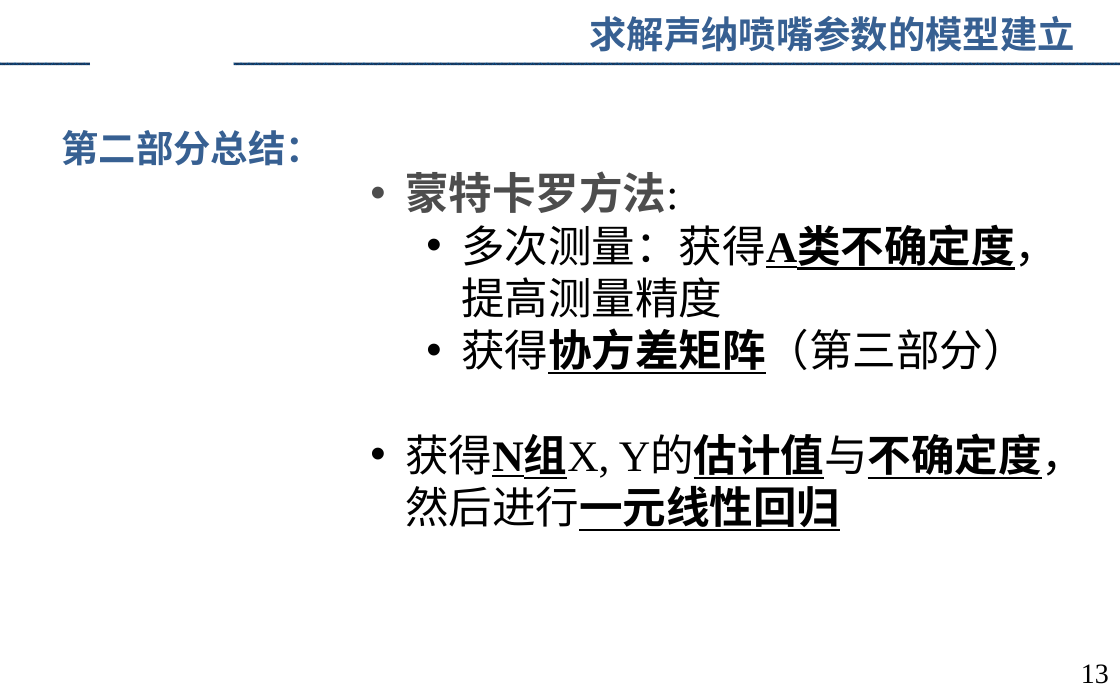
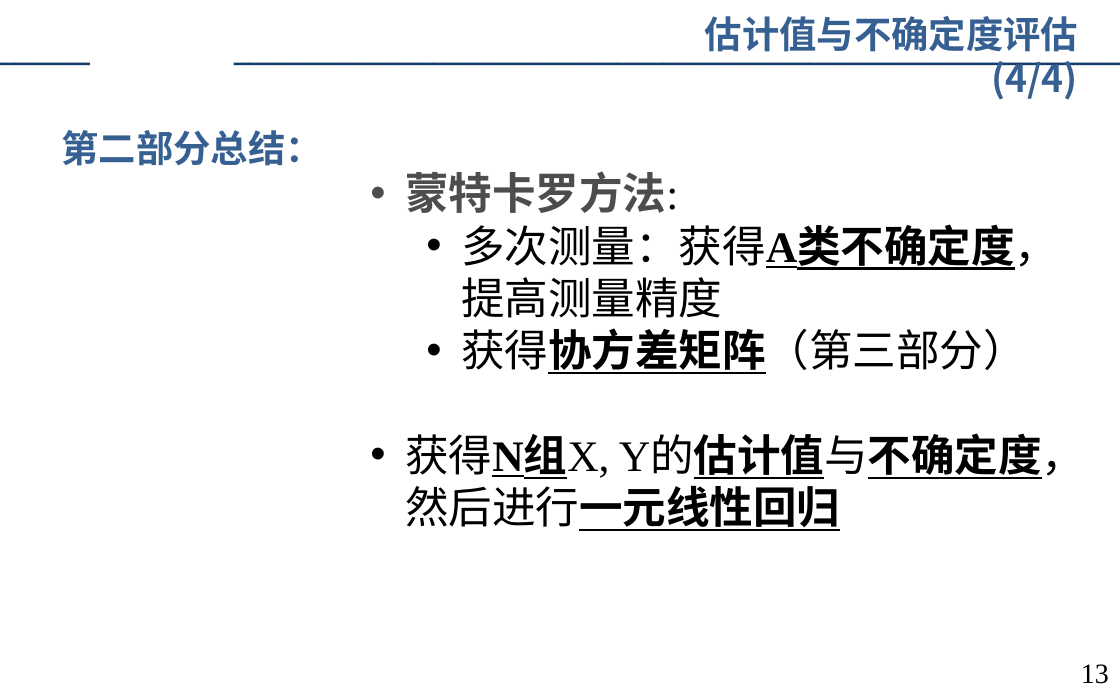
Before and after one commit to augusto-13/ErrorTheory_discussion_ppt, a slide deck: slide 13 of 2023-4-9.pptx. Drawn at 1120x700 pixels with LibreOffice and Linux fonts; fonts in the diff are those of the drawing; background and template pictures are left out. Boxes give left, top, right and bottom in pixels: in the first picture for what was removed or moved away, otherwise in the second. Text is boxed around its words. In the diff, an @@ line names an element or a change of style, - is before the commit and + after.

```diff
--- a/2023-4-9.pptx
+++ b/2023-4-9.pptx
@@ text removed at bbox=[589, 16, 1074, 52] @@
-求解声纳喷嘴参数的模型建立
@@ text added at bbox=[705, 16, 1078, 100], 24 pt, text #376092, bold @@
+估计值与不确定度评估(4/4)
```
Also in this commit, not shown: 8 other slides changed.
